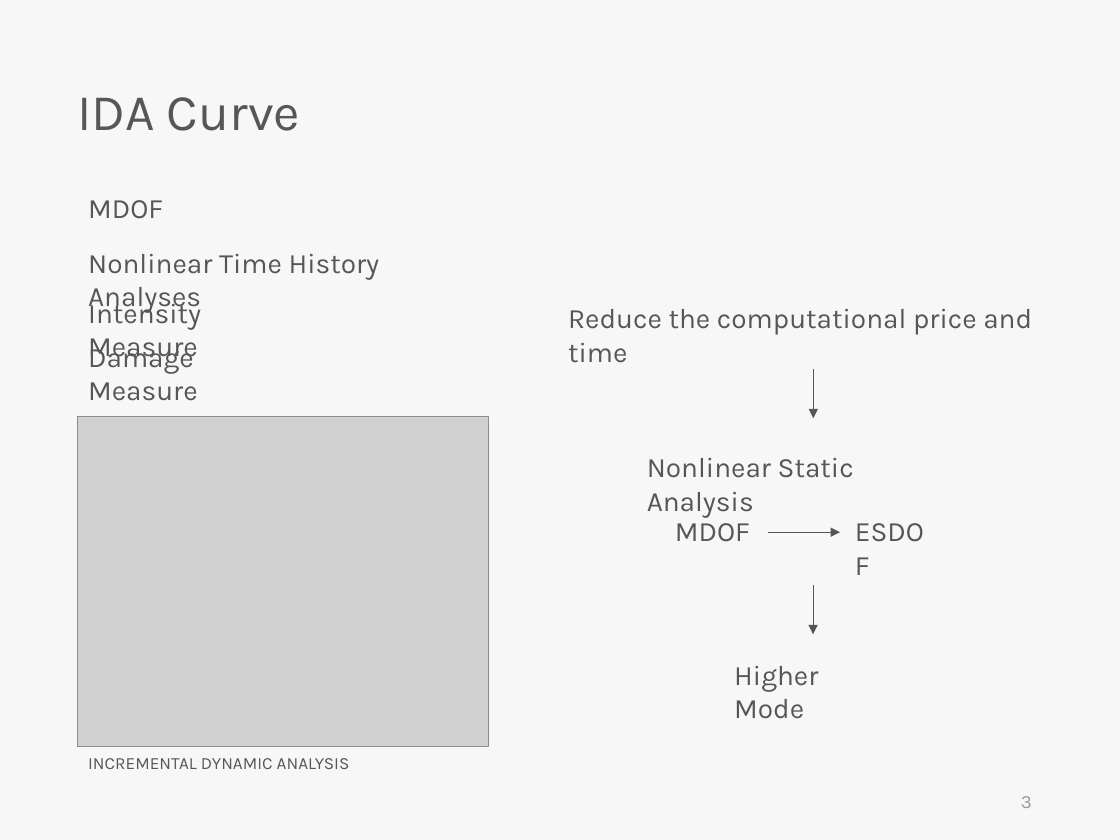
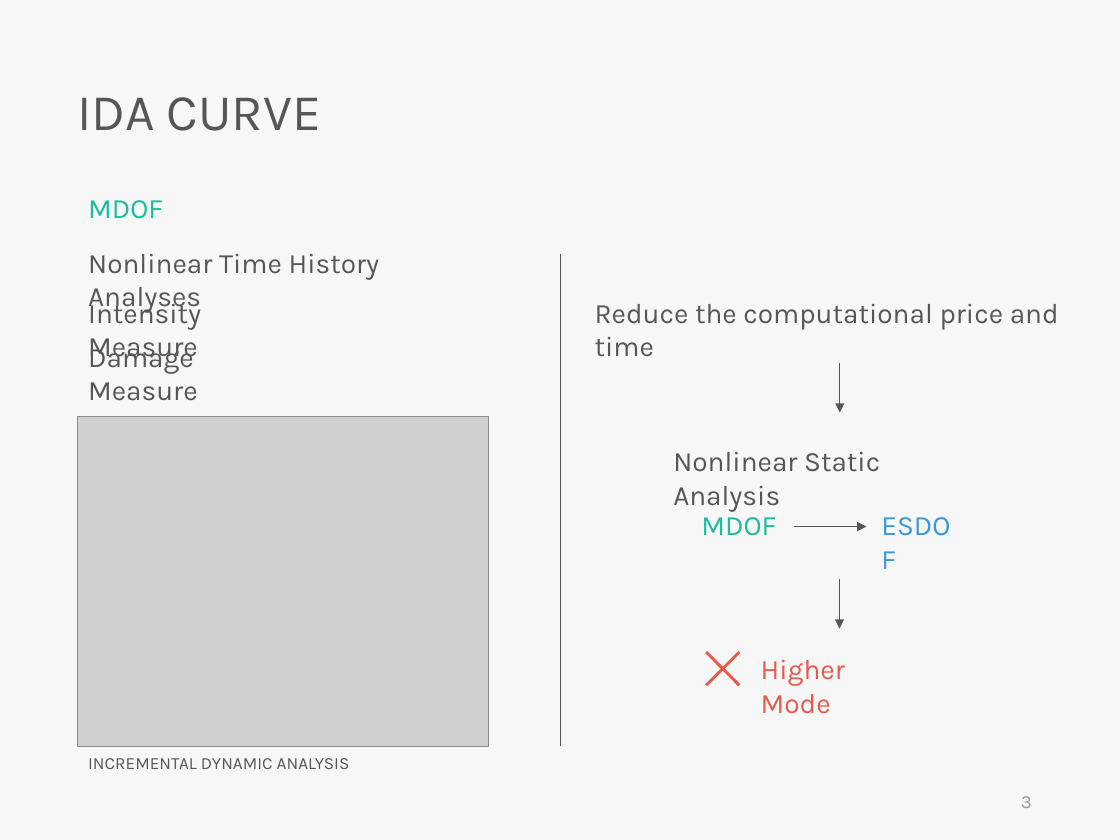
Before and after one commit to skyran1278/VbaProject, a slide deck: slide 3 of 20180126_SmartSplice/20180823_Meeting/Incremental dynamic analysis with multi-modes for seismic performance evaluation of RC bridges.pptx. Drawn at 1120x840 pixels with LibreOffice and Linux fonts; fonts in the diff are those of the drawing; grey boxes stand for pictures. Boxes give left, top, right and bottom in pixels: in the first picture for what was removed or moved away, otherwise in the second. Text is boxed around its words. In the diff, an @@ line names an element or a change of style, - is before the commit and + after.

```diff
--- a/20180126_SmartSplice/20180823_Meeting/Incremental dynamic analysis with multi-modes for seismic performance evaluation of RC bridges.pptx
+++ b/20180126_SmartSplice/20180823_Meeting/Incremental dynamic analysis with multi-modes for seismic performance evaluation of RC bridges.pptx
@@ text at <box>77,97,321,131</box>: text changed @@
-IDA Curve
+IDA CURVE
@@ text "MDOF" at <box>88,200,163,219</box>: text colour #565656 to #1ABC9C @@
@@ line added from (560, 254) to (560, 747), #565656 0.5 pt @@
@@ text "MDOF" at <box>701,510,776,536</box>: text colour #565656 to #1ABC9C @@
@@ text "ESDOF" at <box>870,503,974,548</box>: text colour #565656 to #3498DB @@
@@ 5 texts, 3 arrows: place and size @@
-5 texts, 3 arrows at <box>568,309,1032,719</box>
+5 texts, 3 arrows at <box>595,304,1059,714</box>
@@ freeform shape added at <box>706,651,740,685</box>, fill #E95849 @@
@@ text "Higher Mode" at <box>761,660,845,714</box>: text colour #565656 to #E95849 @@
```
Also in this commit, not shown: 6 other slides changed, 1 slide added, 1 slide removed, 5 other files.
